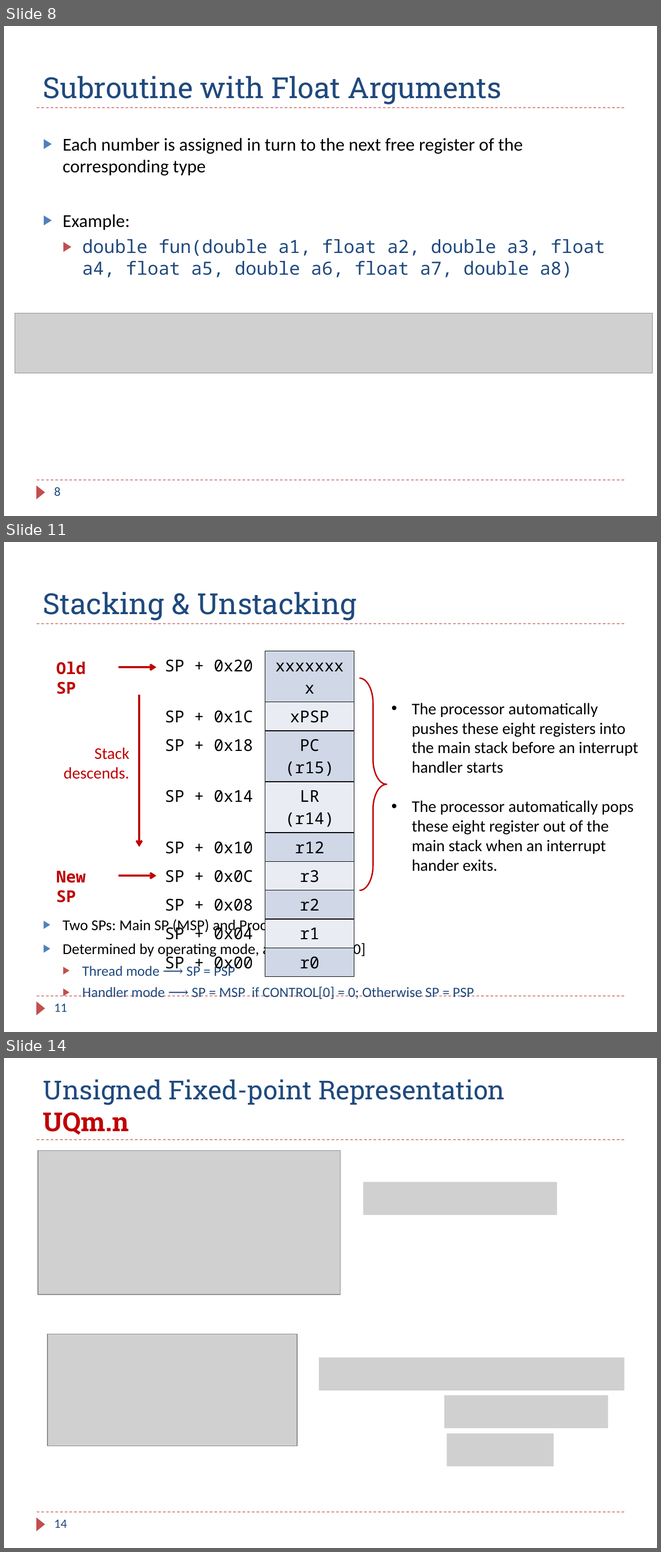
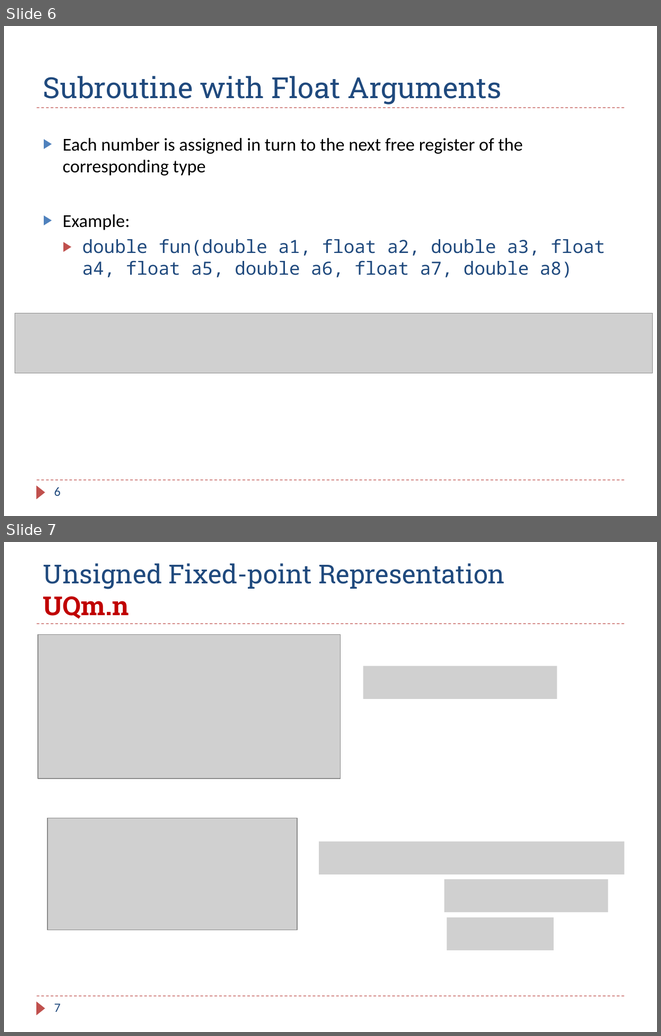
Before and after one commit to guhofstra/CSC111Fa25, a slide deck: PPTs/Ch_xx_Review.pptx. Shown one above the other, each under a label of ours: slides 8, 11 and 14 before the commit, slides 6 and 7 after it; the slides between them are not shown. The pictures are 661x1552 and 661x1036 pixels, drawn with LibreOffice and Linux fonts; fonts in the diff are those of the drawing; grey boxes stand for pictures. Boxes give left, top, right and bottom in pixels: in the first picture for what was removed or moved away, otherwise in the second. Text is boxed around its words. In the diff, an @@ line names an element or a change of style, - is before the commit and + after.

```diff
--- a/PPTs/Ch_xx_Review.pptx
+++ b/PPTs/Ch_xx_Review.pptx
@@ slide 11 removed at (x1=4, y1=542, x2=657, y2=1032), background #FFFFFF; not listed: 3 template elements that a slide beside it also shows @@
@@ title removed at (x1=43, y1=592, x2=356, y2=620) @@
-Stacking & Unstacking
@@ table removed at (x1=153, y1=651, x2=354, y2=974), 9 rows, 2 columns @@
-SP + 0x20 | xxxxxxxx
-SP + 0x1C | xPSP
-SP + 0x18 | PC (r15)
-SP + 0x14 | LR (r14)
-SP + 0x10 | r12
-SP + 0x0C | r3
-SP + 0x08 | r2
-SP + 0x04 | r1
-SP + 0x00 | r0
@@ text removed at (x1=56, y1=661, x2=86, y2=694) @@
-Old SP
@@ arrow removed from (118, 668) to (156, 668) @@
@@ right brace removed at (x1=359, y1=678, x2=387, y2=890) @@
@@ arrow removed from (139, 695) to (139, 847) @@
@@ text removed at (x1=412, y1=703, x2=638, y2=871) @@
-• The processor automatically pushes these eight registers into the main stack before an interrupt handler starts
-• The processor automatically pops these eight register out of the main stack when an interrupt hander exits.
@@ text removed at (x1=63, y1=747, x2=130, y2=779) @@
-Stack descends.
@@ text removed at (x1=56, y1=871, x2=86, y2=902) @@
-New SP
@@ arrow removed from (118, 876) to (156, 876) @@
@@ text removed at (x1=63, y1=918, x2=474, y2=999) @@
-▶ Two SPs: Main SP (MSP) and Process SP (PSP)
-▶ Determined by operating mode, and CONTROL[0]
-  ▶ Thread mode ⟶ SP = PSP
-  ▶ Handler mode ⟶ SP = MSP if CONTROL[0] = 0; Otherwise SP = PSP
@@ page number removed at (x1=54, y1=1003, x2=67, y2=1012) @@
-11
@@ what was slide 8 is now slide 6 @@
@@ page number at (x1=54, y1=487, x2=61, y2=496): text changed @@
-8
+6
@@ what was slide 14 is now slide 7 @@
@@ page number at (x1=54, y1=1003, x2=61, y2=1012): text changed @@
-14
+7
```
Also in this commit, not shown: 1 slide changed, 16 other slides removed, 37 other files.
